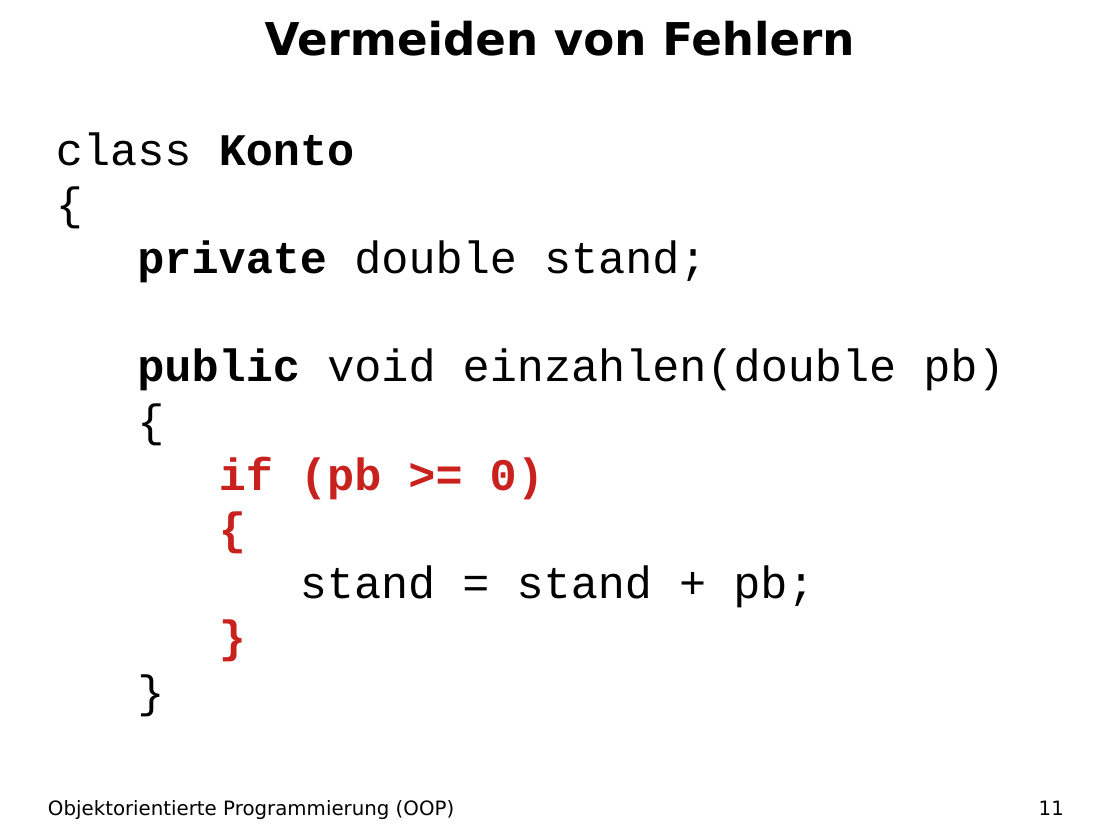
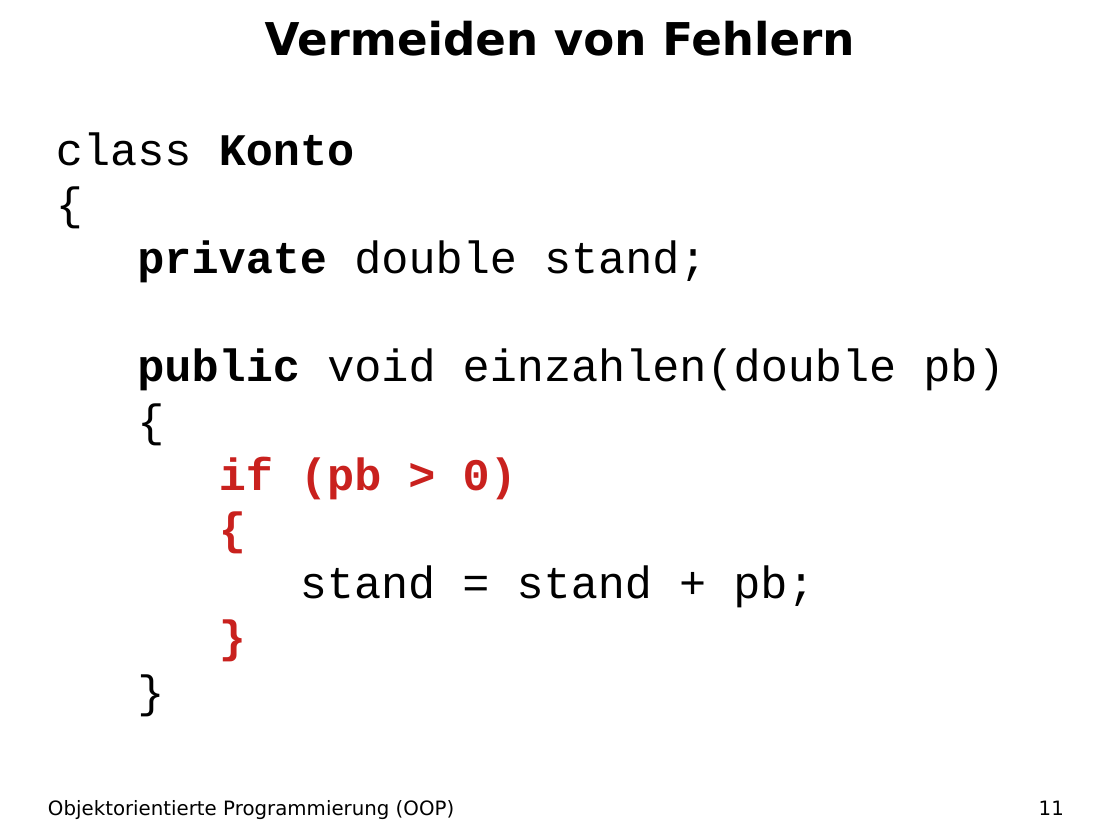
Before and after one commit to christianpothmann/Informatikunterricht, a slide deck: slide 11 of Java/01 OOP/Einführung OOP Source/22 Zugriffsmodifikator/PR Zugriffsmodifikator.odp. Drawn at 1120x840 pixels with LibreOffice and Linux fonts; fonts in the diff are those of the drawing. Boxes give left, top, right and bottom in pixels: in the first picture for what was removed or moved away, otherwise in the second. Text is boxed around its words. In the diff, an @@ line names an element or a change of style, - is before the commit and + after.

```diff
--- a/Java/01 OOP/Einführung OOP Source/22 Zugriffsmodifikator/PR Zugriffsmodifikator.odp
+++ b/Java/01 OOP/Einführung OOP Source/22 Zugriffsmodifikator/PR Zugriffsmodifikator.odp
@@ text at (219, 458, 517, 500): text changed @@
-if (pb >= 0)
+if (pb > 0)
```
Also in this commit, not shown: 4 other slides changed, 52 other files.
